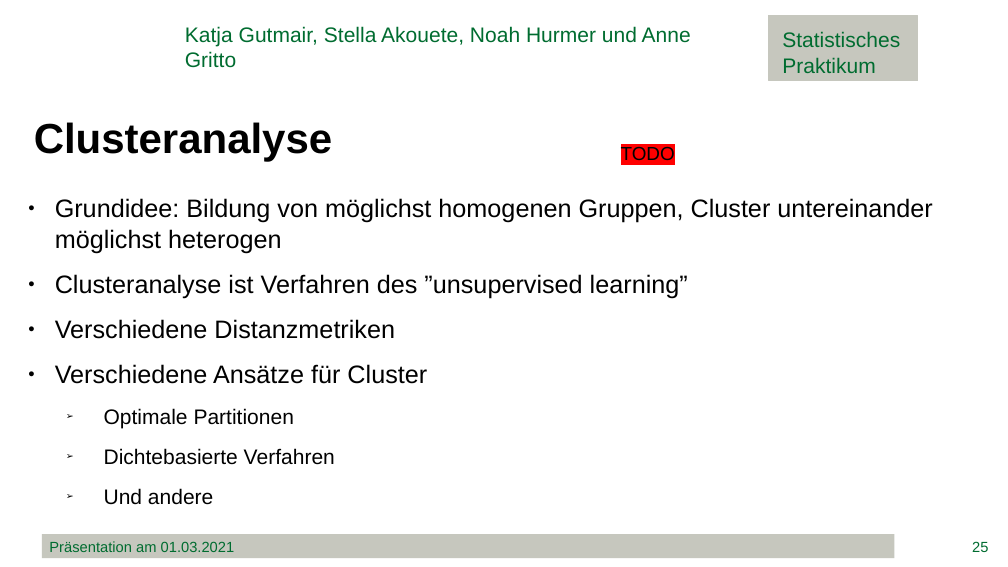
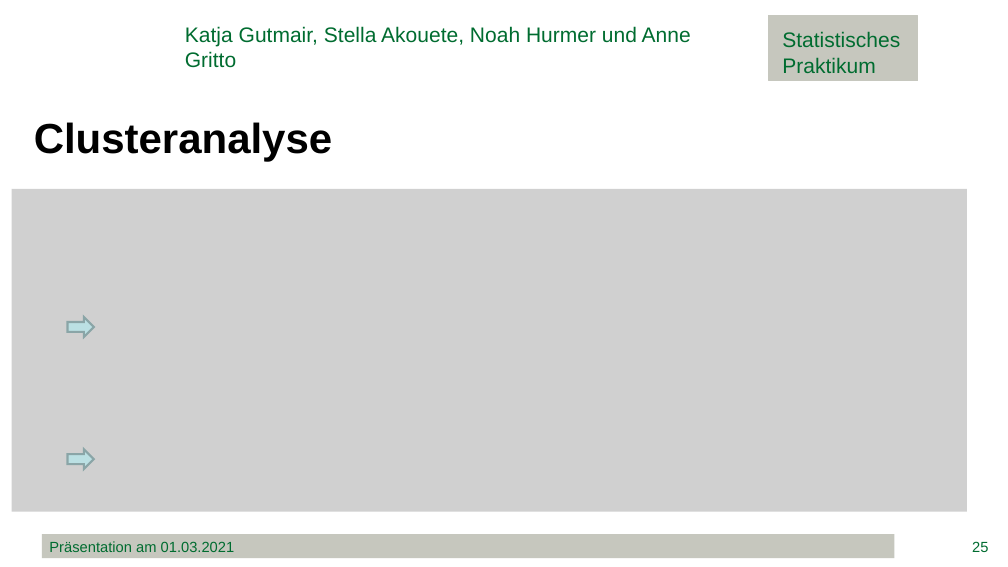
Before and after one commit to minimops/weatherFrog, a slide deck: slide 25 of documentation/ppt/Präsentation.pptx. Drawn at 1008x567 pixels with LibreOffice and Linux fonts; fonts in the diff are those of the drawing; grey boxes stand for pictures; background and template pictures are left out. Boxes give left, top, right and bottom in pixels: in the first picture for what was removed or moved away, otherwise in the second. Text is boxed around its words. In the diff, an @@ line names an element or a change of style, - is before the commit and + after.

```diff
--- a/documentation/ppt/Präsentation.pptx
+++ b/documentation/ppt/Präsentation.pptx
@@ text removed at (621, 146, 675, 160) @@
-TODO
@@ picture added at (11, 189, 967, 512) @@
@@ text removed at (55, 198, 932, 505) @@
-● Grundidee: Bildung von möglichst homogenen Gruppen, Cluster untereinander möglichst heterogen
-● Clusteranalyse ist Verfahren des ”unsupervised learning”
-● Verschiedene Distanzmetriken
-● Verschiedene Ansätze für Cluster
-  ➢ Optimale Partitionen
-  ➢ Dichtebasierte Verfahren
-  ➢ Und andere
@@ right arrow added at (67, 317, 94, 337), fill #BBE0E3, outline #8AA6A8 2 pt @@
@@ right arrow added at (67, 449, 94, 469), fill #BBE0E3, outline #8AA6A8 2 pt @@
```
Also in this commit, not shown: 3 other slides changed, 1 slide added, 1 other file.
